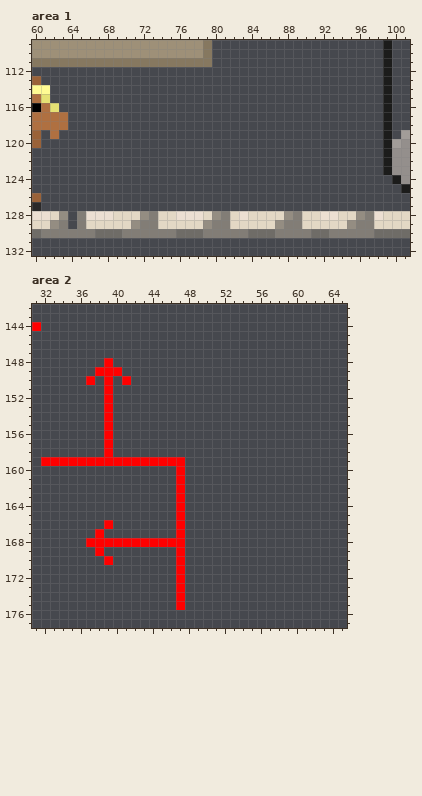
Pixel-art file, stored at tex/tiles.aseprite. Above is the file before it was changed.
128x256 pixels, 1 frame. Colours within 5 levels of each other are drawn and written as one. Shown: area 1: x 60..101, y 109..132; area 2: x 31..65, y 142..177.
New version:
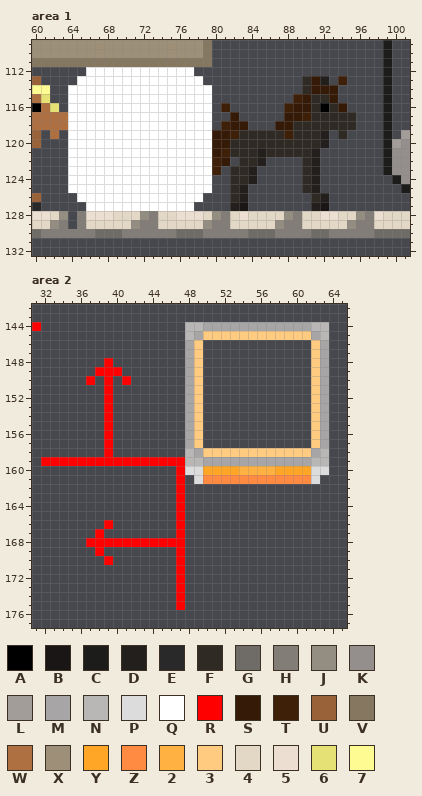
Palette (. is transparent): A #000000  B #1a1615  C #1c1c1b  D #231f1c  E #2a2929  F #302a25  G #6f6c67  H #827d76  J #948d82  K #948f8c  L #a29d99  M #a7a5a5  N #b9b6b6  P #dcdcdc  Q #ffffff  R #ff0000  S #351a07  T #3e1f08  U #9a6238  V #867860  W #af7041  X #9e9078  Y #ffa626  Z #ff8a42  2 #ffb242  3 #ffcb80  4 #e3d8c5  5 #ecdfd2  6 #e5e174  7 #fffb93
The edit:
Area 1, layer "horse tower":
y 112: x 66..77 ............ -> QQQQQQQQQQQQ
y 113: x 65..78 .............. -> QQQQQQQQQQQQQQ; x 90..92 ... -> FSD; x 94 . -> T
y 114: x 64..79 ................ -> QQQQQQQQQQQQQQQQ; x 90..93 .... -> FSSS
y 115: x 64..79 ................ -> QQQQQQQQQQQQQQQQ; x 89..93 ..... -> TSFFS
y 116: x 64..79 ................ -> QQQQQQQQQQQQQQQQ; x 81 . -> T; x 88..94 ....... -> TSSFAFS
y 117: x 64..79 ................ -> QQQQQQQQQQQQQQQQ; x 82 . -> S; x 88..95 ........ -> SSTFFFFF
y 118: x 64..79 ................ -> QQQQQQQQQQQQQQQQ; x 81..83 ... -> TSS; x 87..95 ......... -> SSFFFFFFF
y 119: x 64..92 ............................. -> QQQQQQQQQQQQQQQQSSTFFFFFTFFFD; x 94 . -> F
y 120: x 64..92 ............................. -> QQQQQQQQQQQQQQQQSSFFFFFFFFFFD
y 121: x 64..91 ............................ -> QQQQQQQQQQQQQQQQSTFFFDFFFFFD
y 122: x 64..81 .................. -> QQQQQQQQQQQQQQQQTS; x 83..85 ... -> FFD; x 90..91 .. -> FD
y 123: x 64..80 ................. -> QQQQQQQQQQQQQQQQT; x 82..84 ... -> FFD; x 90..91 .. -> FD
y 124: x 64..79 ................ -> QQQQQQQQQQQQQQQQ; x 82..84 ... -> FFD; x 90..91 .. -> FD
y 125: x 64..79 ................ -> QQQQQQQQQQQQQQQQ; x 82..83 .. -> FD; x 90..91 .. -> FD
y 126: x 65..78 .............. -> QQQQQQQQQQQQQQ; x 82..83 .. -> FD; x 91..92 .. -> FD
y 127: x 66..77 ............ -> QQQQQQQQQQQQ; x 82..83 .. -> DB; x 91..92 .. -> DB
Area 2, layer "horse tower":
y 144: x 48..63 ................ -> NNMMMMMMMMMMMMNN
y 145: x 48..63 ................ -> NM333333333333MN
y 146..157: x 48..49 .. -> M3; x 62..63 .. -> 3M
y 158: x 48..63 ................ -> NM333333333333MN
y 159: x 48..63 ................ -> NNMMMMMMMMMMMMNN
y 160: x 48..63 ................ -> PPYYYY2222YYYYPP
y 161: x 49..62 .............. -> PZZZZZZZZZZZZP
Where, in picture pixels (left, top, right, bottom), the same in both pictures:
added: (68, 67, 356, 211)
added: (185, 322, 329, 484)
